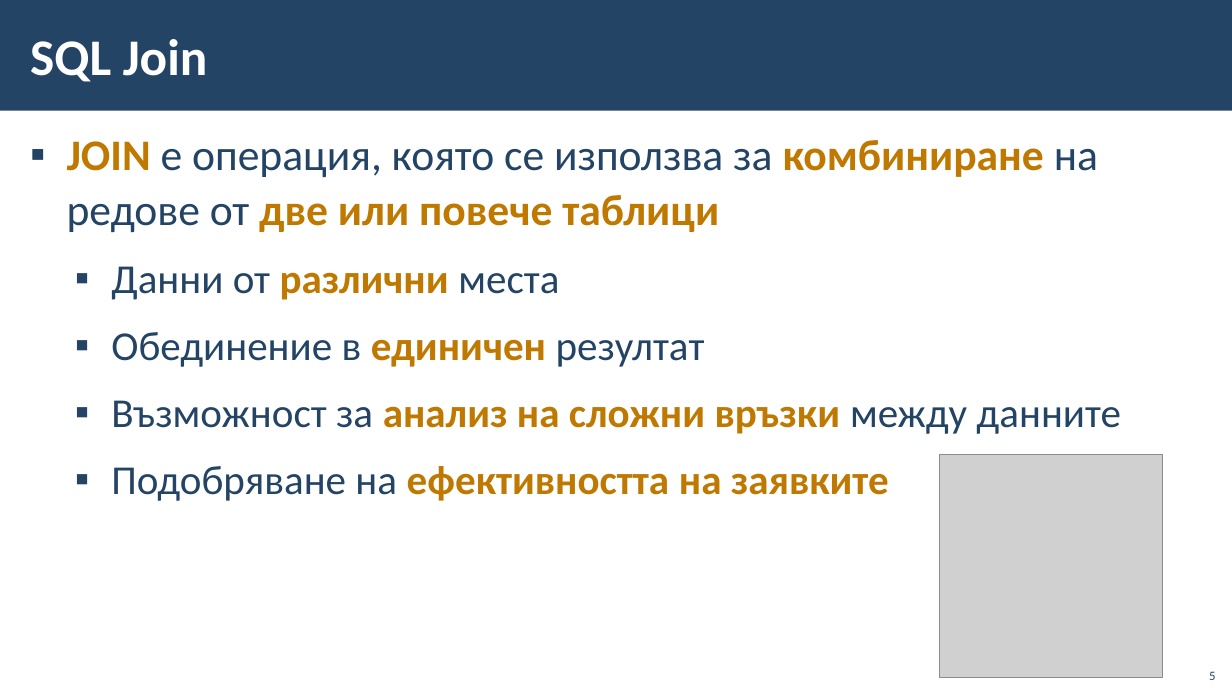
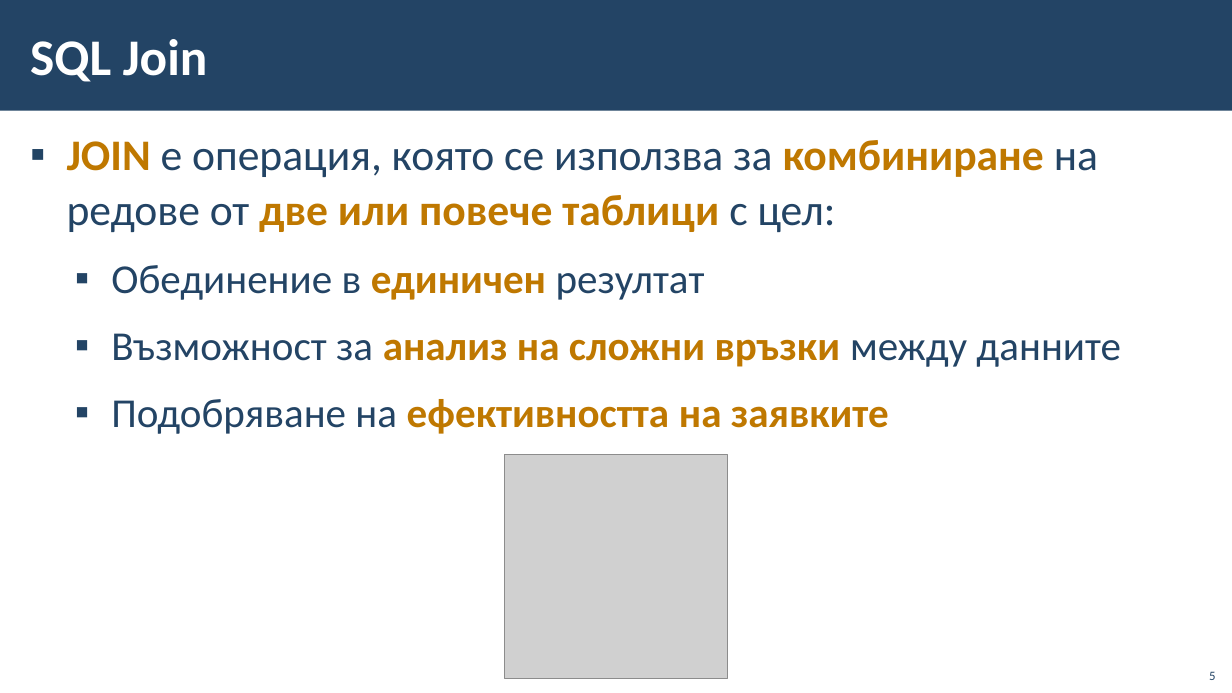
Before and after one commit to BG-IT-Edu/School-Programming, a slide deck: slide 5 of Courses/Software-Sciences/Module-3-Databases-New/09-Joining-Tables/09-Joining-Tables.pptx. Drawn at 1232x693 pixels with LibreOffice and Linux fonts; fonts in the diff are those of the drawing; grey boxes stand for pictures; background and template pictures are left out. Boxes give left, top, right and bottom in pixels: in the first picture for what was removed or moved away, otherwise in the second. Text is boxed around its words. In the diff, an @@ line names an element or a change of style, - is before the commit and + after.

```diff
--- a/Courses/Software-Sciences/Module-3-Databases-New/09-Joining-Tables/09-Joining-Tables.pptx
+++ b/Courses/Software-Sciences/Module-3-Databases-New/09-Joining-Tables/09-Joining-Tables.pptx
@@ text at (67,140,1098,232): text changed @@
-▪ JOIN е операция, която се използва за комбиниране на редове от две или повече таблици
-  ▪ Данни от различни места
+▪ JOIN е операция, която се използва за комбиниране на редове от две или повече таблици с цел:
@@ picture: place and size @@
-picture at (940,455,1164,678)
+picture at (505,455,728,678)
```
Also in this commit, not shown: 11 other slides changed, 3 other files.
